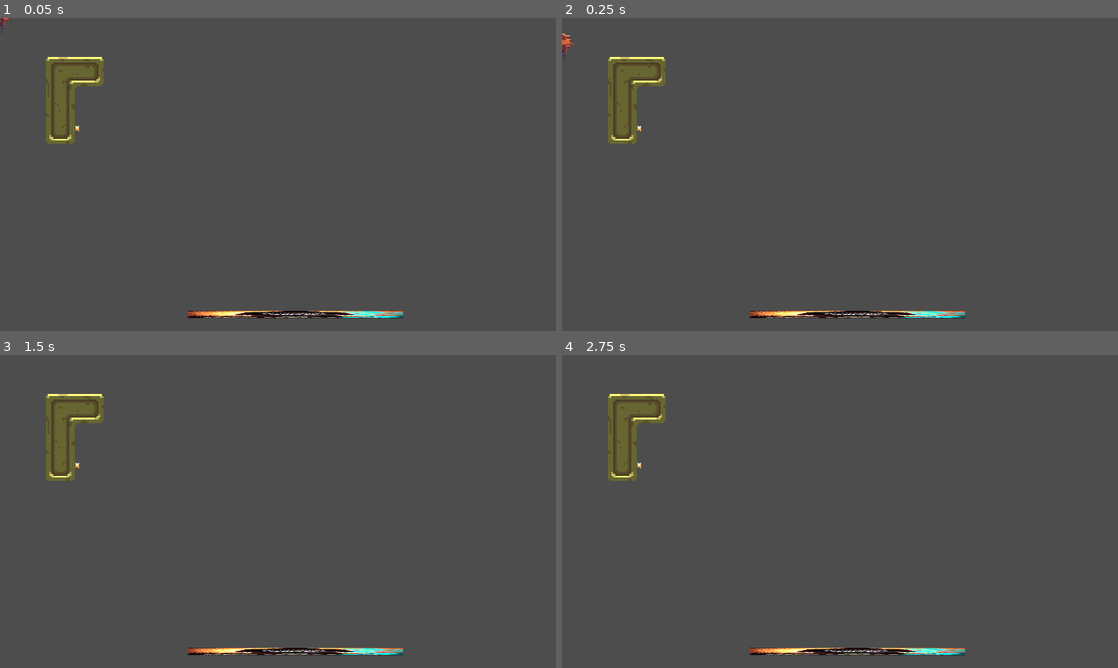
Above: before the commit, frames 1-4 (two rows, left to right).
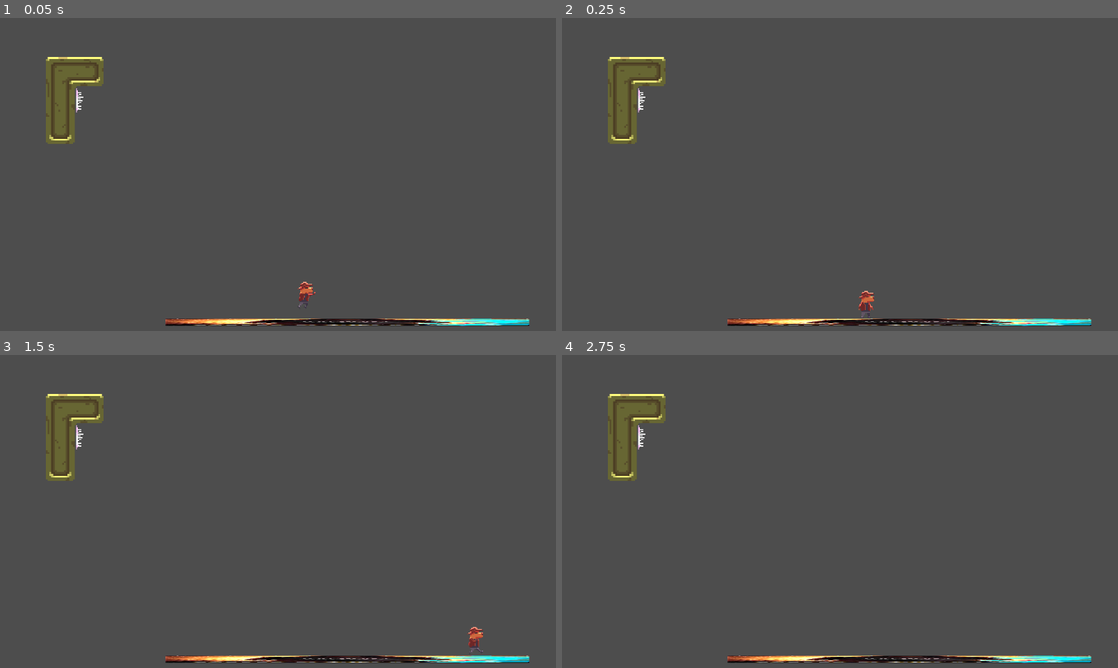
Above: after the commit, the same moments.

Repository: The-First-Pancake/gmtk-game-jam-2024
Game: Godot game, scene res://Levels/GeorgeTest.tscn
Same seed, same stepped clock (60 frames per second), same inputs: the game is played once before the commit and once after it. This scene is started directly instead of the project's main scene. The engine's default icon, where the game draws it, is replaced by a stand-in: a white triangle on a blue panel in a dark square.
Inputs (mouse positions are in pixels of both pictures, inside the frame that each line leads up to):
- Up to frame 1 (0.05 s): no input
- Up to frame 2 (0.25 s): no input
- Up to frame 3 (1.5 s): move the mouse to (72, 436) at 0.52 s; hold Right (move_right) from 0.53 s (still down); click (72, 436) at 0.6 s; tap Space (jump) at 0.77 s; move the mouse to (166, 527) at 1.27 s; right-click (166, 527) at 1.35 s
- Up to frame 4 (2.75 s): tap Space (jump) at 1.52 s; move the mouse to (895, 442) at 2.02 s; release Right (move_right) at 2.03 s; hold Left (move_left) from 2.03 s (still down); click (895, 442) at 2.1 s

The runs differ from the first frame. In frame 1, 2.7% of the frame differs, in the area x 0-96%, y 0-99%; in frame 2, 2.7%, in the area x 0-96%, y 4-99%; in frame 3, 2.7%; in frame 4, 2.5%.

Commit message:
Fix colliders

Diff:
--- a/Levels/GeorgeTest.tscn
+++ b/Levels/GeorgeTest.tscn
@@ -1,10 +1,12 @@
-[gd_scene load_steps=9 format=3 uid="uid://fee5nvfuba0j"]
+[gd_scene load_steps=13 format=3 uid="uid://fee5nvfuba0j"]
 
 [ext_resource type="PackedScene" uid="uid://ctlx3qylqphyo" path="res://Prefabs/BlockSpawner.tscn" id="3_faxmf"]
 [ext_resource type="PackedScene" uid="uid://dngf3odx0yf5k" path="res://Prefabs/player.tscn" id="3_qudki"]
 [ext_resource type="Script" path="res://Scripts/SpawnObject.gd" id="4_mwb6v"]
 [ext_resource type="Texture2D" uid="uid://bf4k2m7wu1y64" path="res://Art/Sprites/Default.jpg" id="4_r2vew"]
 [ext_resource type="PackedScene" uid="uid://r1kjk04fwuou" path="res://Prefabs/Hold.tscn" id="5_8fyq4"]
+[ext_resource type="PackedScene" uid="uid://bkatak76uuoli" path="res://Prefabs/Campfire.tscn" id="6_rgih4"]
+[ext_resource type="PackedScene" uid="uid://dhrgrpwwax6i8" path="res://Prefabs/Spikes.tscn" id="7_5cl6t"]
 
 [sub_resource type="RectangleShape2D" id="RectangleShape2D_atmmq"]
 size = Vector2(617, 834)
@@ -15,15 +17,26 @@
 [sub_resource type="Resource" id="Resource_6716m"]
 script = ExtResource("4_mwb6v")
 spawn_prefab = ExtResource("5_8fyq4")
-spawn_count = 1
+spawn_count = 25
+
+[sub_resource type="Resource" id="Resource_b3o7y"]
+script = ExtResource("4_mwb6v")
+spawn_prefab = ExtResource("6_rgih4")
+spawn_count = 2
+
+[sub_resource type="Resource" id="Resource_mwrdh"]
+script = ExtResource("4_mwb6v")
+spawn_prefab = ExtResource("7_5cl6t")
+spawn_count = 10
 
 [node name="GeorgeTest" type="Node2D"]
 
 [node name="Player" parent="." instance=ExtResource("3_qudki")]
+position = Vector2(1050, 950)
 
 [node name="Floor" type="StaticBody2D" parent="."]
-position = Vector2(1020, 1023)
-scale = Vector2(1.16232, 0.0289407)
+position = Vector2(1200, 1050)
+scale = Vector2(1.96232, 0.0292254)
 
 [node name="Default" type="Sprite2D" parent="Floor"]
 texture = ExtResource("4_r2vew")
@@ -41,7 +54,7 @@
 shape = SubResource("RectangleShape2D_1lx0t")
 
 [node name="BlockSpawner" parent="NewBlockQueue" instance=ExtResource("3_faxmf")]
-spawn_objects = Array[Resource]([SubResource("Resource_6716m")])
+spawn_objects = Array[ExtResource("4_mwb6v")]([SubResource("Resource_6716m"), SubResource("Resource_b3o7y"), SubResource("Resource_mwrdh")])
 spawn_object_probability = 0.5
 
 [node name="DirectionalLight2D" type="DirectionalLight2D" parent="."]
--- a/Prefabs/BlockSpawner.tscn
+++ b/Prefabs/BlockSpawner.tscn
@@ -32,10 +32,9 @@
 position = Vector2(-59.775, -197.903)
 script = ExtResource("1_b4ypx")
 block_prefabs = Array[PackedScene]([ExtResource("2_njfkm"), ExtResource("3_y13gq"), ExtResource("4_bg7ku"), ExtResource("5_bix6h"), ExtResource("6_6443k"), ExtResource("7_f67qo"), ExtResource("8_c41xu")])
-spawn_objects = Array[ExtResource("9_gkg5t")]([SubResource("Resource_xvcvp"), SubResource("Resource_rl80j"), SubResource("Resource_hwvb2")])
+spawn_objects = Array[Resource]([SubResource("Resource_xvcvp"), SubResource("Resource_rl80j"), SubResource("Resource_hwvb2")])
 
 [node name="SpawnTimer" type="Timer" parent="."]
-wait_time = 5.0
 one_shot = true
 
 [connection signal="timeout" from="SpawnTimer" to="." method="_spawn_timer_finished"]
--- a/Prefabs/Blocks/1x4-Piece.tscn
+++ b/Prefabs/Blocks/1x4-Piece.tscn
@@ -16,4 +16,4 @@
 texture = SubResource("CanvasTexture_jdlda")
 
 [node name="CollisionPolygon2D" parent="." index="1"]
-polygon = PackedVector2Array(-45, 195, -45, -195, 45, -195, 45, 195)
+polygon = PackedVector2Array(-49, 199, -49, -199, 49, -199, 49, 199)
--- a/Prefabs/Blocks/2x2-Piece.tscn
+++ b/Prefabs/Blocks/2x2-Piece.tscn
@@ -15,4 +15,4 @@
 texture = SubResource("CanvasTexture_jivrq")
 
 [node name="CollisionPolygon2D" parent="." index="1"]
-polygon = PackedVector2Array(-95, 95, -95, -95, 95, -95, 95, 95)
+polygon = PackedVector2Array(-99, 99, -99, -99, 99, -99, 99, 99)
--- a/Prefabs/Blocks/L-Piece-Mirrored.tscn
+++ b/Prefabs/Blocks/L-Piece-Mirrored.tscn
@@ -15,4 +15,4 @@
 texture = SubResource("CanvasTexture_6s3jl")
 
 [node name="CollisionPolygon2D" parent="." index="1"]
-polygon = PackedVector2Array(-5, 145, -95, 145, -95, -145, 95, -145, 95, -55, 0, -55)
+polygon = PackedVector2Array(-1, 149, -99, 149, -99, -149, 99, -149, 99, -51, -1, -51)
--- a/Prefabs/Blocks/L-Piece.tscn
+++ b/Prefabs/Blocks/L-Piece.tscn
@@ -15,4 +15,4 @@
 texture = SubResource("CanvasTexture_2w0a4")
 
 [node name="CollisionPolygon2D" parent="." index="1"]
-polygon = PackedVector2Array(5, -55, -95, -55, -95, -145, 95, -145, 95, 145, 5, 145)
+polygon = PackedVector2Array(1, -51, -99, -51, -99, -149, 99, -149, 99, 149, 1, 149)
--- a/Prefabs/Blocks/T-Piece.tscn
+++ b/Prefabs/Blocks/T-Piece.tscn
@@ -15,4 +15,4 @@
 texture = SubResource("CanvasTexture_flep8")
 
 [node name="CollisionPolygon2D" parent="." index="1"]
-polygon = PackedVector2Array(5, 45, -95, 45, -95, -45, 5, -45, 5, -145, 95, -145, 95, 145, 5, 145)
+polygon = PackedVector2Array(1, 49, -99, 49, -99, -49, 1, -49, 1, -149, 99, -149, 99, 149, 1, 149)
--- a/Prefabs/Blocks/Z-Piece-Mirrored.tscn
+++ b/Prefabs/Blocks/Z-Piece-Mirrored.tscn
@@ -15,4 +15,4 @@
 texture = SubResource("CanvasTexture_a81vx")
 
 [node name="CollisionPolygon2D" parent="." index="1"]
-polygon = PackedVector2Array(95, 45, -5, 45, -5, 145, -95, 145, -95, -45, 5, -45, 5, -145, 95, -145)
+polygon = PackedVector2Array(99, 49, 0, 49, -1, 149, -99, 149, -99, -49, 1, -49, 1, -149, 99, -149)
--- a/Prefabs/Blocks/Z-Piece.tscn
+++ b/Prefabs/Blocks/Z-Piece.tscn
@@ -15,4 +15,4 @@
 texture = SubResource("CanvasTexture_ayr3u")
 
 [node name="CollisionPolygon2D" parent="." index="1"]
-polygon = PackedVector2Array(5, 45, -95, 45, -95, -145, -5, -145, -5, -45, 95, -45, 95, 145, 5, 145)
+polygon = PackedVector2Array(1, 49, -99, 49, -99, -149, -1, -149, -1, -49, 99, -49, 99, 149, 1, 149)
--- a/Scripts/BlockSpawner.gd
+++ b/Scripts/BlockSpawner.gd
@@ -4,7 +4,7 @@
 var spawn_timer : Timer
 
 @export var block_prefabs : Array[PackedScene]
-@export var spawn_objects: Array[Resource]
+@export var spawn_objects: Array[SpawnObject]
 @export var spawn_object_probability : float = 0.0
 
 var spawned_block : Placeable
@@ -36,7 +36,8 @@
 			var object_choice : float = randf()
 			for i in len(spawn_objects):
 				print("Total objects to spawn @ for loop: ", total_objects_to_spawn)
-				cum_probability += spawned_object_counts[i] / total_objects_to_spawn
+				cum_probability += float(spawned_object_counts[i]) / float(total_objects_to_spawn)
+				print("Cum probability: ", cum_probability)
 				if (object_choice < cum_probability):
 					spawned_object_counts[i] -= 1
 					total_objects_to_spawn -= 1
--- a/Scripts/CameraFollow.gd
+++ b/Scripts/CameraFollow.gd
@@ -7,4 +7,4 @@
 
 # Called every frame. 'delta' is the elapsed time since the previous frame.
 func _process(delta: float) -> void:
-	position.y = followTarget.position.y
+	position.y = followTarget.position.y - 300
Not shown: 1 places in Prefabs/BlockSpawner.tscn that only renumber resources
